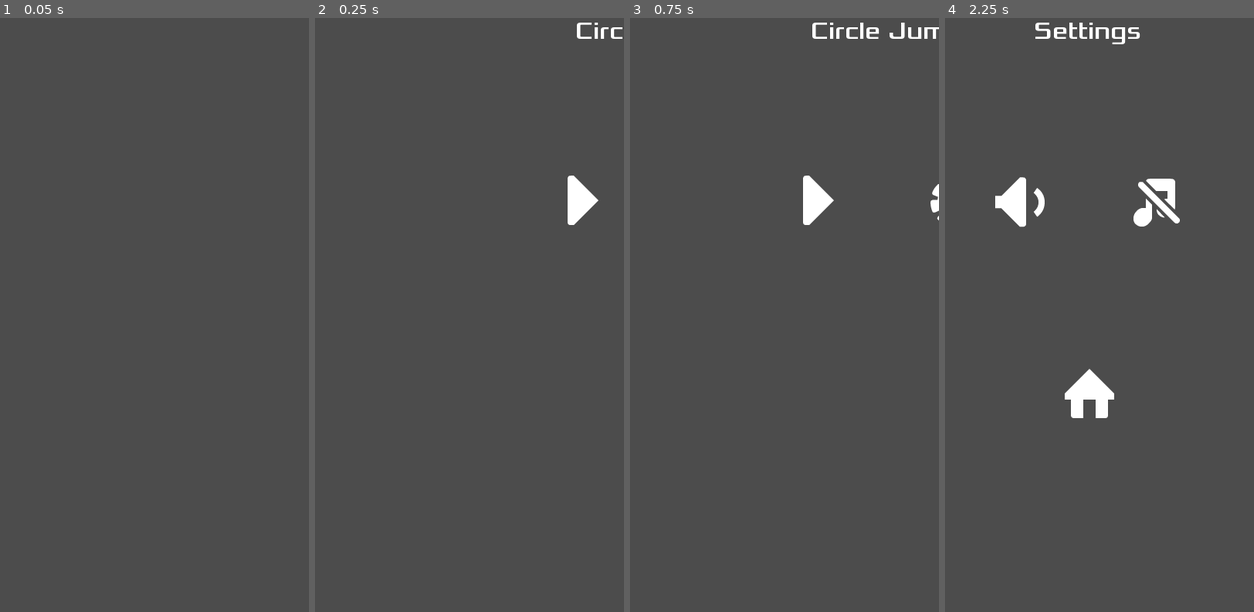
Above: before the commit, frames 1-4 (left to right).
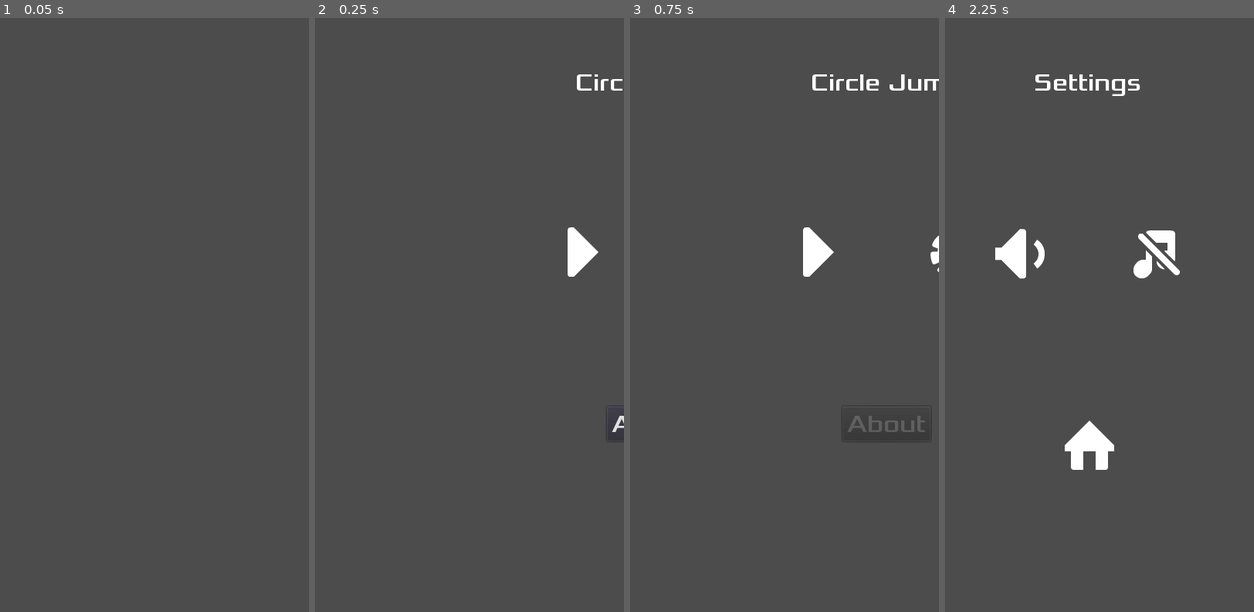
Above: after the commit, the same moments.

Repository: stewchan/circle-jump
Game: Godot game, scene res://objects/Main.tscn
Same seed, same stepped clock (60 frames per second), same inputs: the game is played once before the commit and once after it.
Inputs (mouse positions are in pixels of both pictures, inside the frame that each line leads up to; where the layout moved, square brackets give the same spot in the first picture):
- Up to frame 1 (0.05 s): no input
- Up to frame 2 (0.25 s): no input
- Up to frame 3 (0.75 s): click (840, 249) [840, 202] at 0.5 s
- Up to frame 4 (2.25 s): click (1096, 249) [1096, 202] at 1.25 s; click (1155, 249) [1155, 202] at 2 s

Frame 1 is identical in both runs. In frame 2, 1.4% of the frame differs, in the area x 81-100%, y 0-72%; in frame 3, 2.1%; in frame 4, 5.0%, in the area x 16-76%, y 0-77%.

Commit message:
Add level settings

Diff:
--- a/Settings.gd
+++ b/Settings.gd
@@ -1,9 +1,11 @@
 extends Node
 
+var settings_file = "user://settings.save"
 var enable_sound = true
 var enable_music = true
+var enable_ads = false
+var circles_per_level = 5
 
-var circles_per_level = 5
 
 var color_schemes = {
 	"NEON1": {
@@ -31,5 +33,59 @@
 		'circle_limited': Color8(204, 0, 255)
 	}
 }
+var theme = color_schemes["NEON1"]
 
-var theme = color_schemes["NEON1"]
+
+
+
+
+
+
+func _ready() -> void:
+	load_settings()
+
+
+func save_settings():
+	var f = File.new()
+	f.open(settings_file, File.WRITE)
+	f.store_var(enable_sound)
+	f.store_var(enable_music)
+	f.store_var(enable_ads)
+	f.close()
+
+
+func load_settings():
+	var f = File.new()
+	if f.file_exists(settings_file):
+		f.open(settings_file, File.READ)
+		enable_sound = f.get_var()
+		enable_music = f.get_var()
+		self.enable_ads = f.get_var()
+		f.close()
+
+
+#func set_enable_ads():
+#	save_settings()
+
+
+# Stages
+var level_settings = [
+	{
+		"mode": "static",
+		"radius": 120,
+		"rotation_speed" : PI * 0.7,
+		"move_range": 0,
+		"move_speed": 1.0,
+		"jump_speed": 1000,
+	},
+	{
+		"mode": "limited",
+		"radius": 120,
+		"rotation_speed" : PI * 0.7,
+		"move_range": 0,
+		"move_speed": 1.0,
+		"jump_speed": 1000,
+	},
+
+
+]
--- a/objects/Circle.gd
+++ b/objects/Circle.gd
@@ -1,17 +1,18 @@
 extends Area2D
 
 
-enum MODES {STATIC, LIMITED}
+# enum MODES {STATIC, LIMITED}
+# modes: "static" or "limited"
+var mode = "static"
 
 onready var orbit_position = $Pivot/OrbitPosition
 onready var move_tween = $MoveTween
 
+
+var radius := 120
+var rotation_speed := PI * 0.7
 var move_range = 100
 var move_speed = 1.0
-
-var radius := 70
-var rotation_speed := PI
-var mode = MODES.STATIC
 
 const MAX_ORBITS := 3 			# Maximum orbits until circle disappears
 var current_orbit := 0		# Current orbit of Jumper
@@ -23,35 +24,30 @@
 	mode = _mode
 	var color
 	match mode:
-		MODES.STATIC:
+		"static":
 			$Label.hide()
 			color = Settings.theme["circle_static"]
-		MODES.LIMITED:
+		"limited":
 			current_orbit = MAX_ORBITS
 			$Label.text = str(current_orbit)
 			$Label.show()
 			color = Settings.theme["circle_limited"]
 	$Sprite.material.set_shader_param("color", color)
 
-
-func set_tween():
-	if move_range == 0:
-		return
-	move_range *= -1
-	move_tween.interpolate_property(self, "position:x",
-		position.x, position.x + move_range, move_speed,
-		Tween.TRANS_QUAD, Tween.EASE_IN_OUT)
-	move_tween.start()
-
-
-func init(_position, _radius := radius, _mode = MODES.LIMITED) -> void:
-	$Sprite.material = $Sprite.material.duplicate()
-	$SpriteEffect.material = $Sprite.material
+func init(_position, _mode = "static", _radius := radius,
+		_rotation_speed := PI, _move_range := 100, _move_speed := 0.5) -> void:
 	set_mode(_mode)
 	add_to_group("circles")
 	position = _position
 	radius = _radius
-	rotation_speed *= pow(-1, randi() % 2)
+	rotation_speed = _rotation_speed * pow(-1, randi() % 2)
+	move_range = _move_range
+	move_speed = _move_speed
+
+	$Sprite.material = $Sprite.material.duplicate()
+	$SpriteEffect.material = $Sprite.material
+
+
 	$CollisionShape2D.shape = $CollisionShape2D.shape.duplicate()
 	$CollisionShape2D.shape.radius = radius
 	var img_size = $Sprite.texture.get_size().x / 2
@@ -60,9 +56,20 @@
 	set_tween()
 
 
+func set_tween():
+	if move_range == 0:
+		return
+	yield(get_tree().create_timer(0.3),"timeout")
+	move_range *= -1
+	move_tween.interpolate_property(self, "position:x",
+		position.x, position.x + move_range, move_speed,
+		Tween.TRANS_QUAD, Tween.EASE_IN_OUT)
+	move_tween.start()
+
+
 func _process(delta: float) -> void:
 	$Pivot.rotation += rotation_speed * delta
-	if mode == MODES.LIMITED and jumper:
+	if mode == "limited" and jumper:
 		check_orbits()
 		update()
 
--- a/objects/Main.gd
+++ b/objects/Main.gd
@@ -22,7 +22,7 @@
 	player.connect("died", self, "_on_Jumper_died")
 	spawn_circle($StartPosition.position)
 	self.score = 0
-	level = 1
+	level = 0
 	$HUD.update_score(score)
 	$HUD.show()
 	$HUD.show_message("Go!")
@@ -60,4 +60,11 @@
 		var y = rand_range(-500, -400)
 		_position = player.target.position + Vector2(x, y)
 	add_child(c)
-	c.init(_position)
+
+	# Spawn circle based on current level
+	var mode = Settings.level_settings[level]["mode"]
+	var radius = Settings.level_settings[level]["radius"]
+	var move_range = Settings.level_settings[level]["move_range"]
+	var move_speed = Settings.level_settings[level]["move_speed"]
+	var rotation_speed = Settings.level_settings[level]["rotation_speed"]
+	c.init(_position, mode, radius, rotation_speed, move_range, move_speed)
--- /dev/null
+++ b/ui/AboutScreen.tscn
@@ -0,0 +1,59 @@
+[gd_scene load_steps=3 format=2]
+
+[ext_resource path="res://ui/BaseScreen.tscn" type="PackedScene" id=1]
+[ext_resource path="res://assets/images/buttons/home.png" type="Texture" id=2]
+
+[node name="AboutScreen" instance=ExtResource( 1 )]
+
+[node name="VBoxContainer" parent="MarginContainer" index="0"]
+visible = false
+
+[node name="VBoxContainer2" type="VBoxContainer" parent="MarginContainer" index="1"]
+margin_right = 430.0
+margin_bottom = 665.0
+size_flags_horizontal = 3
+size_flags_vertical = 3
+alignment = 2
+
+[node name="TextEdit" type="RichTextLabel" parent="MarginContainer/VBoxContainer2" index="0"]
+margin_right = 430.0
+margin_bottom = 561.0
+rect_min_size = Vector2( 0, 200 )
+size_flags_horizontal = 3
+size_flags_vertical = 3
+bbcode_enabled = true
+bbcode_text = "[center][u]Circle Jump[/u]
+
+[img]res://assets/images/godot_logo.png[/img][/center]
+
+Circle Jump is an open source tutorial game made with the Godot Game Engine. You can find the tutorial and the game's source code here:
+
+[url=https://github.com/kidscancode/circle_jump]Circle Jump Source[/url]
+
+Copyright © 2019 KidsCanCode
+
+[url=https://github.com/kidscancode/circle_jump/blob/master/LICENSE]License Information[/url]"
+text = "Circle Jump
+
+
+
+Circle Jump is an open source tutorial game made with the Godot Game Engine. You can find the tutorial and the game's source code here:
+
+Circle Jump Source
+
+Copyright © 2019 KidsCanCode
+
+License Information"
+
+[node name="CenterContainer" type="CenterContainer" parent="MarginContainer/VBoxContainer2" index="1"]
+margin_top = 565.0
+margin_right = 430.0
+margin_bottom = 665.0
+
+[node name="Home" type="TextureButton" parent="MarginContainer/VBoxContainer2/CenterContainer" index="0" groups=["buttons"]]
+margin_left = 165.0
+margin_right = 265.0
+margin_bottom = 100.0
+texture_normal = ExtResource( 2 )
+
+[connection signal="meta_clicked" from="MarginContainer/VBoxContainer2/TextEdit" to="." method="_on_TextEdit_meta_clicked"]
--- a/ui/BaseScreen.gd
+++ b/ui/BaseScreen.gd
@@ -18,3 +18,7 @@
 	get_tree().call_group("buttons", "set_disabled", true)
 	tween.interpolate_property(self, "offset:x", 0, 500, 0.4, Tween.TRANS_BACK, Tween.EASE_IN_OUT)
 	tween.start()
+
+
+func _on_TextEdit_meta_clicked(meta) -> void:
+	OS.shell_open(meta)
--- a/ui/BaseScreen.tscn
+++ b/ui/BaseScreen.tscn
@@ -18,13 +18,13 @@
 anchor_right = 0.5
 anchor_bottom = 0.5
 margin_left = -215.0
-margin_top = -400.0
+margin_top = -333.0
 margin_right = 215.0
-margin_bottom = 400.0
+margin_bottom = 332.0
 
 [node name="VBoxContainer" type="VBoxContainer" parent="MarginContainer"]
 margin_right = 430.0
-margin_bottom = 800.0
+margin_bottom = 665.0
 custom_constants/separation = 150
 
 [node name="Label" type="Label" parent="MarginContainer/VBoxContainer"]
--- a/ui/Screens.gd
+++ b/ui/Screens.gd
@@ -23,6 +23,18 @@
 	var buttons = get_tree().get_nodes_in_group("buttons")
 	for button in buttons:
 		button.connect("pressed", self, "_on_button_pressed", [button])
+		match button.name:
+			"Sound":
+				button.texture_normal = sound_buttons[Settings.enable_sound]
+			"Music":
+				button.texture_normal = music_buttons[Settings.enable_music]
+
+#			"Ads":
+#				if Settings.enable_ads:
+#					button.text = "Disable Ads"
+#				else:
+#					button.text = "Enable Ads"
+
 
 
 func _on_button_pressed(button):
@@ -39,10 +51,14 @@
 			change_screen($SettingsScreen)
 		"Sound":
 			Settings.enable_sound = !Settings.enable_sound
+			Settings.save_settings()
 			button.texture_normal = sound_buttons[Settings.enable_sound]
 		"Music":
 			Settings.enable_music = !Settings.enable_music
+			Settings.save_settings()
 			button.texture_normal = music_buttons[Settings.enable_music]
+		"About":
+			change_screen($AboutScreen)
 
 
 func change_screen(new_screen):
--- a/ui/Screens.tscn
+++ b/ui/Screens.tscn
@@ -1,10 +1,11 @@
-[gd_scene load_steps=6 format=2]
+[gd_scene load_steps=7 format=2]
 
 [ext_resource path="res://ui/TitleScreen.tscn" type="PackedScene" id=1]
 [ext_resource path="res://ui/SettingsScreen.tscn" type="PackedScene" id=2]
 [ext_resource path="res://ui/GameOverScreen.tscn" type="PackedScene" id=3]
 [ext_resource path="res://ui/Screens.gd" type="Script" id=4]
 [ext_resource path="res://assets/audio/menu_click.wav" type="AudioStream" id=5]
+[ext_resource path="res://ui/AboutScreen.tscn" type="PackedScene" id=6]
 
 [node name="Screens" type="Node"]
 script = ExtResource( 4 )
@@ -15,5 +16,7 @@
 
 [node name="GameOverScreen" parent="." instance=ExtResource( 3 )]
 
+[node name="AboutScreen" parent="." instance=ExtResource( 6 )]
+
 [node name="Click" type="AudioStreamPlayer" parent="."]
 stream = ExtResource( 5 )
--- a/ui/TitleScreen.tscn
+++ b/ui/TitleScreen.tscn
@@ -1,8 +1,13 @@
-[gd_scene load_steps=4 format=2]
+[gd_scene load_steps=6 format=2]
 
 [ext_resource path="res://ui/BaseScreen.tscn" type="PackedScene" id=1]
 [ext_resource path="res://assets/images/buttons/right.png" type="Texture" id=2]
 [ext_resource path="res://assets/images/buttons/gear.png" type="Texture" id=3]
+[ext_resource path="res://assets/fonts/Xolonium-Regular.ttf" type="DynamicFontData" id=4]
+
+[sub_resource type="DynamicFont" id=1]
+size = 32
+font_data = ExtResource( 4 )
 
 [node name="TitleScreen" instance=ExtResource( 1 )]
 
@@ -26,4 +31,11 @@
 
 [node name="Buttons2" parent="MarginContainer/VBoxContainer" index="2"]
 margin_top = 439.0
-margin_bottom = 439.0
+margin_bottom = 484.0
+
+[node name="About" type="Button" parent="MarginContainer/VBoxContainer/Buttons2" index="0" groups=["buttons"]]
+margin_left = 158.0
+margin_right = 272.0
+margin_bottom = 45.0
+custom_fonts/font = SubResource( 1 )
+text = "About"
